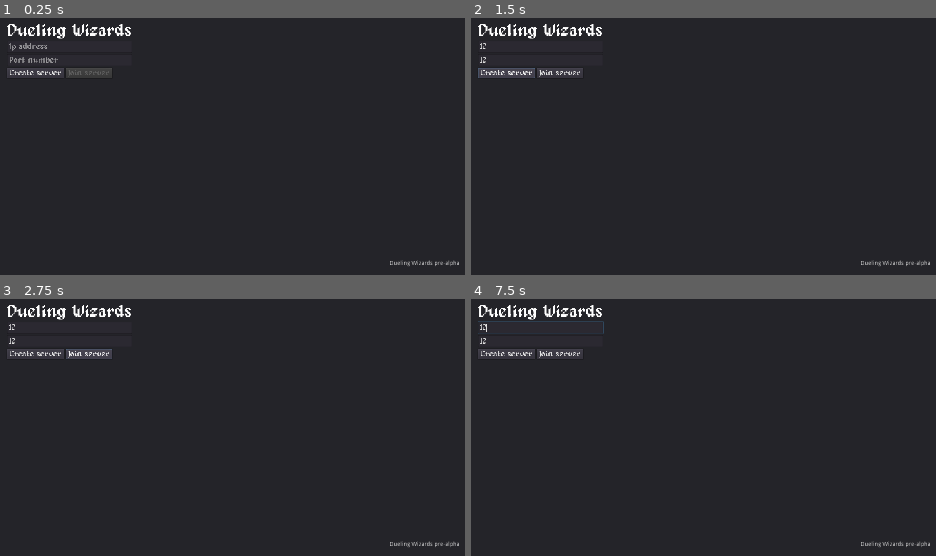
Above: before the commit, frames 1-4 (two rows, left to right).
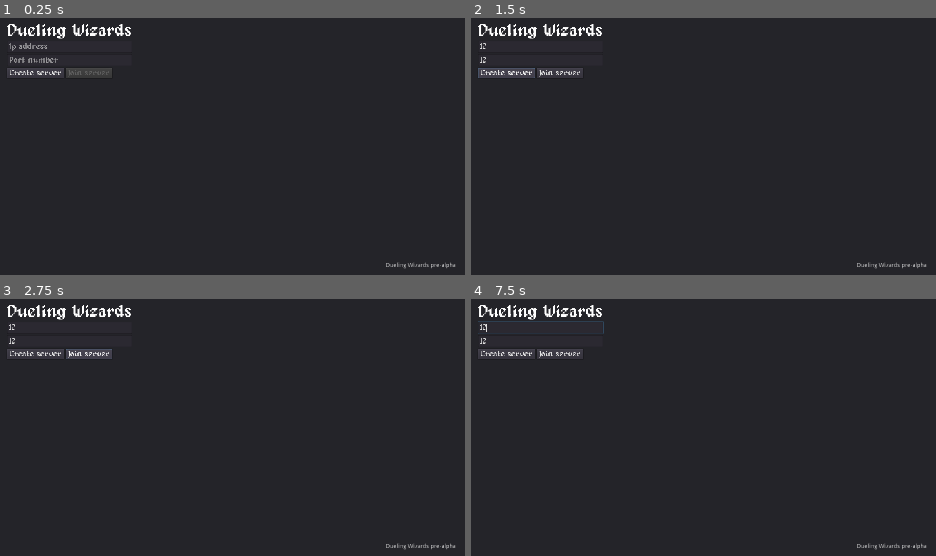
Above: after the commit, the same moments.

Repository: douwest/wizards
Game: Godot game, scene res://Network/Scenes/MainMenu.tscn
The game is run twice, just before and just after one commit, with the same random seed, the same clock (stepped at 60 frames per second) and the same inputs.
Inputs (mouse positions are in pixels of both pictures, inside the frame that each line leads up to):
- Up to frame 1 (0.25 s): no input
- Up to frame 2 (1.5 s): click (540, 46) at 0.52 s; type "12" at 0.6 s; click (540, 59) at 0.75 s; type "12" at 0.83 s; click "Create server" at 1.25 s
- Up to frame 3 (2.75 s): click "Join server" at 2 s
- Up to frame 4 (7.5 s): move the mouse to (717, 309) at 2.77 s; hold S (crouch) 2.78-3.53 s; hold D (move_right) 2.78-4.28 s; move the mouse to (outside the picture) at 3.52 s; tap W (extend) at 3.6, 6.6 s; move the mouse to (outside the picture) at 4.27 s; press the mouse at (outside the picture) at 4.28 s; hold A (move_left) 4.28-5.03 s; move the mouse to (498, 422) at 5.02 s; release the mouse at (498, 422) at 5.03 s; hold D (move_right) 5.03-6.53 s; right-click (498, 422) at 5.1 s; move the mouse to (777, 399) at 5.77 s; hold S (crouch) 5.78-6.53 s; move the mouse to (outside the picture) at 6.52 s; hold A (move_left) 6.53-7.28 s; move the mouse to (582, 332) at 7.27 s; press the mouse at (582, 332) at 7.28 s; hold D (move_right) from 7.28 s (still down)

The runs differ from the first frame. In frame 1, 0.2% of the frame differs, in the area x 83-99%, y 94-98%; in frame 2, 0.2%; in frame 3, 0.2%; in frame 4, 0.2%.

Commit message:
updated location of version display

Diff:
--- a/Network/Scenes/MainMenu.tscn
+++ b/Network/Scenes/MainMenu.tscn
@@ -15,12 +15,12 @@
 }
 
 [node name="Version" type="Label" parent="Panel"]
-anchor_left = 0.5
-anchor_right = 0.5
-margin_left = 769.341
-margin_top = 1044.57
-margin_right = 941.341
-margin_bottom = 1058.57
+anchor_left = 1.0
+anchor_top = 1.0
+anchor_right = 1.0
+anchor_bottom = 1.0
+margin_left = -200.0
+margin_top = -30.0
 text = "Dueling Wizards pre-alpha "
 __meta__ = {
 "_edit_use_anchors_": false
